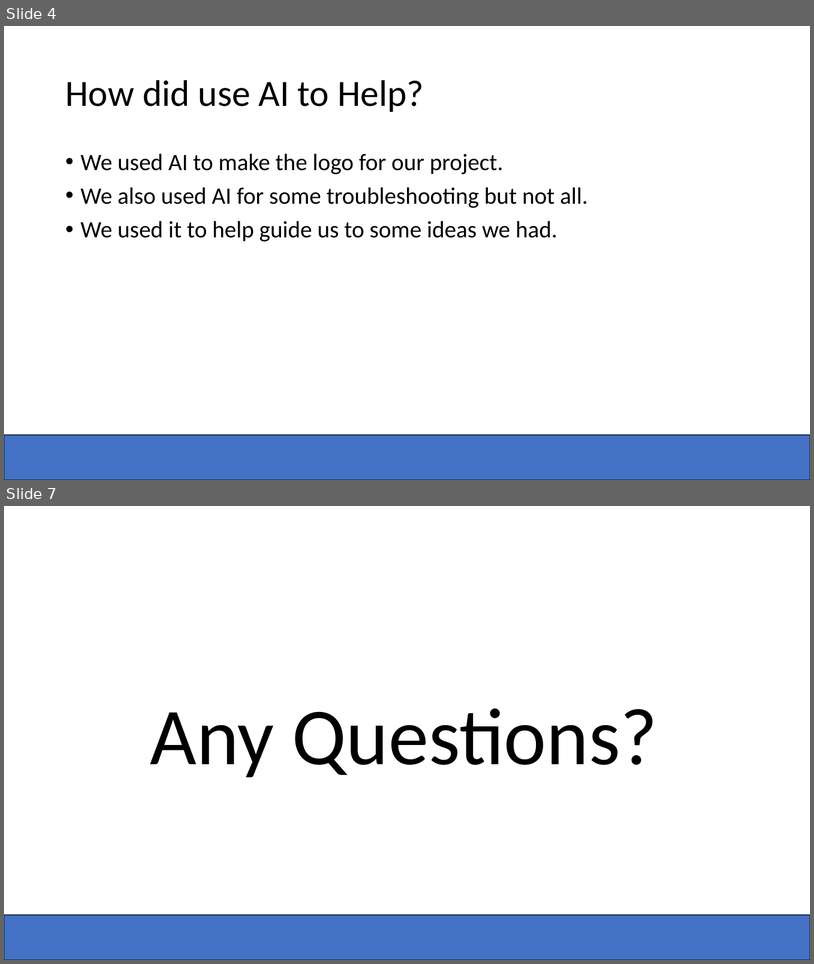
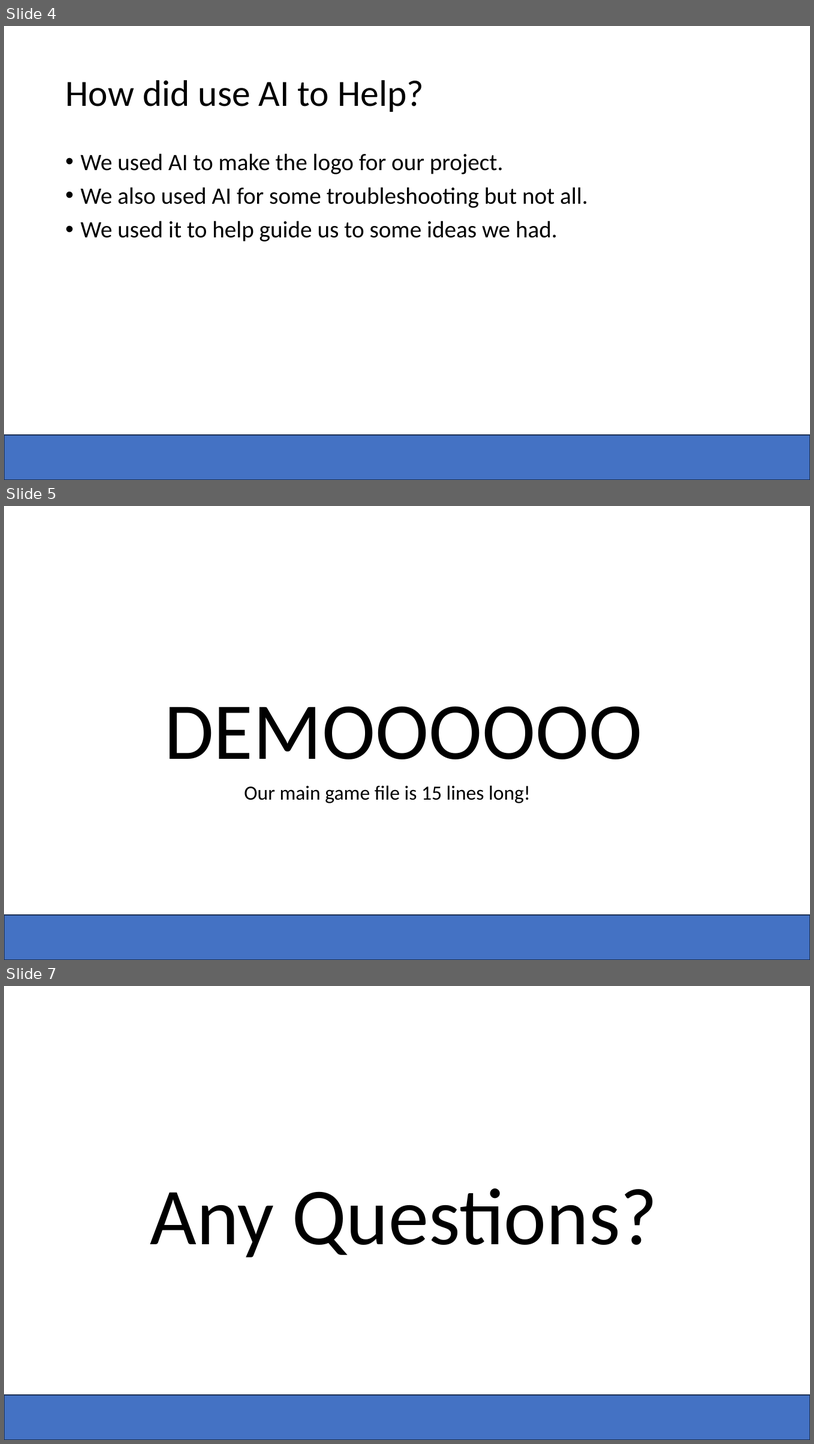
Before and after one commit to Zachadactyl/Connect-4_C, a slide deck: Four 2 Win.pptx. Shown one above the other, each under a label of ours: slides 4 and 7 before the commit, slides 4, 5 and 7 after it; the slides between them are not shown. The pictures are 814x964 and 814x1444 pixels, drawn with LibreOffice and Linux fonts; fonts in the diff are those of the drawing; background and template pictures are left out. Boxes give left, top, right and bottom in pixels: in the first picture for what was removed or moved away, otherwise in the second. Text is boxed around its words. In the diff, an @@ line names an element or a change of style, - is before the commit and + after.

Commit message:
added/updated some text

```diff
--- a/Four 2 Win.pptx
+++ b/Four 2 Win.pptx
@@ slide 5 added at (4,506,810,960), background #FFFFFF; not listed: 1 template element that a slide beside it also shows @@
@@ title added at (164,706,642,759), 96 pt, text #000000 @@
+DEMOOOOOO
@@ text added at (244,785,531,803), 24 pt, text #000000 @@
+Our main game file is 15 lines long!
```
Also in this commit, not shown: 4 slides changed, 1 slide removed.
